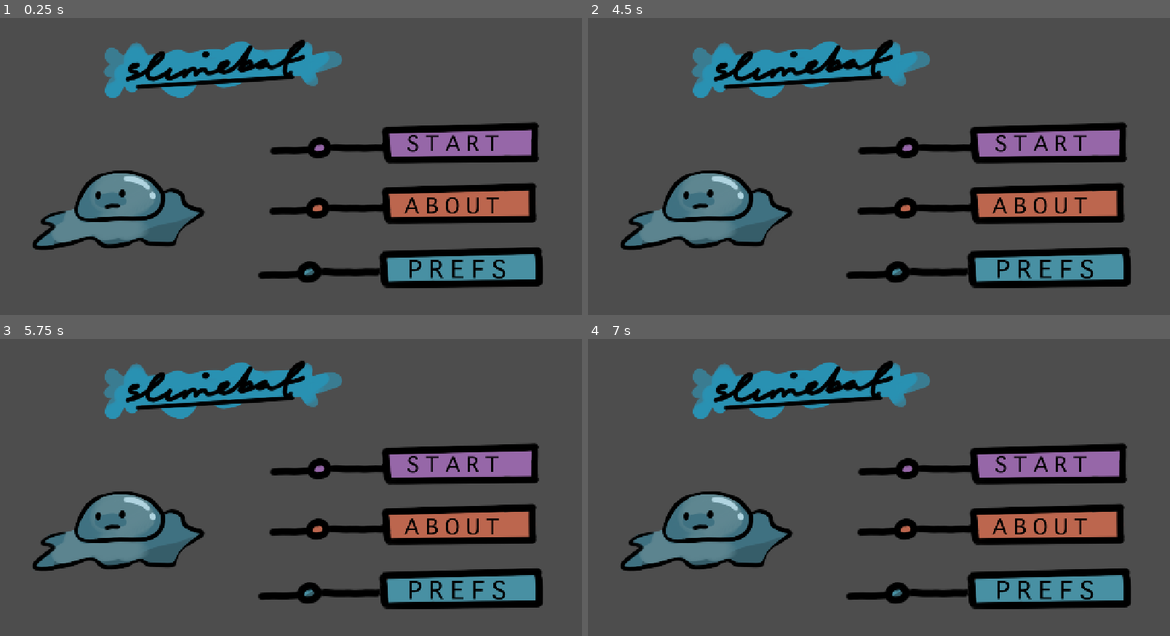
Above: before the commit, frames 1-4 (two rows, left to right).
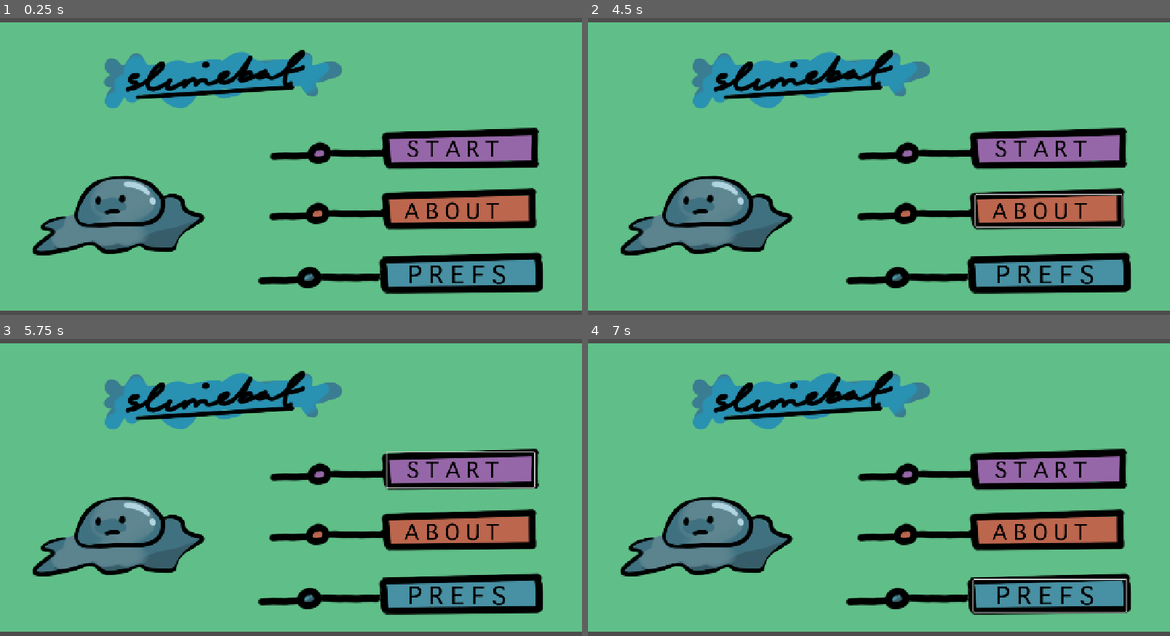
Above: after the commit, the same moments.

Repository: fleureque/slimebat
Game: Godot game, scene res://main_menu.tscn
Same seed, same stepped clock (60 frames per second), same inputs: the game is played once before the commit and once after it. The project has no main scene, so this scene is started directly.
Inputs (mouse positions are in pixels of both pictures, inside the frame that each line leads up to):
- Up to frame 1 (0.25 s): no input
- Up to frame 2 (4.5 s): click (1047, 211) at 0.52 s; click (1047, 273) at 1.27 s; click (1047, 148) at 2.02 s; click (1047, 148) at 2.77 s; tap Enter at 3.5 s; move the mouse to (1007, 148) at 3.52 s; hold Right 3.53-4.28 s; tap Alt at 3.6 s; click (1007, 148) at 3.67 s; tap Space at 4.25 s; move the mouse to (762, 181) at 4.27 s; hold Down from 4.28 s (still down); tap Shift at 4.35 s
- Up to frame 3 (5.75 s): tap Enter at 5 s; move the mouse to (349, 416) at 5.02 s; release Down at 5.03 s; hold Right from 5.03 s (still down); tap Alt at 5.1 s
- Up to frame 4 (7 s): tap Space at 5.75 s; move the mouse to (849, 552) at 5.77 s; release Right at 5.78 s; hold Up 5.78-6.53 s; tap Shift at 5.85 s; click (849, 552) at 5.92 s; tap Enter at 6.5 s; move the mouse to (1053, 535) at 6.52 s; hold Left from 6.53 s (still down); tap Alt at 6.6 s

The runs differ from the first frame. In frame 1, 88% of the frame differs, in the area x 0-100%, y 1-99%; in frame 2, 88%; in frame 3, 88%; in frame 4, 87%.

Commit message:
Fixed a bit more of the main screen

Diff:
--- a/main_menu.tscn
+++ b/main_menu.tscn
@@ -8,7 +8,7 @@
 
 [sub_resource type="AtlasTexture" id="AtlasTexture_8kjr5"]
 atlas = ExtResource("1_glbon")
-region = Rect2(0, 80.2894, 1293.9868, 197.77725)
+region = Rect2(0, 50.322372, 1293.9868, 216.86104)
 
 [sub_resource type="AtlasTexture" id="AtlasTexture_4la4g"]
 atlas = ExtResource("1_jix8l")
@@ -37,6 +37,10 @@
 theme_override_constants/margin_right = 50
 theme_override_constants/margin_bottom = 50
 
+[node name="ColorRect" type="ColorRect" parent="." unique_id=1242955366]
+layout_mode = 2
+color = Color(0.37710443, 0.7480451, 0.53241265, 1)
+
 [node name="VBoxContainer" type="VBoxContainer" parent="." unique_id=1566594974]
 layout_mode = 2
 
@@ -60,14 +64,38 @@
 theme_override_constants/separation = 0
 alignment = 1
 
-[node name="StartButton" type="TextureRect" parent="VBoxContainer/HBoxContainer/VBoxContainer" unique_id=54882714]
+[node name="StartTexture" type="TextureRect" parent="VBoxContainer/HBoxContainer/VBoxContainer" unique_id=54882714]
 layout_mode = 2
 texture = SubResource("AtlasTexture_1crhd")
 
-[node name="AboutButton" type="TextureRect" parent="VBoxContainer/HBoxContainer/VBoxContainer" unique_id=719125645]
+[node name="StartButton" type="Button" parent="VBoxContainer/HBoxContainer/VBoxContainer/StartTexture" unique_id=956392088]
+layout_mode = 0
+offset_left = 324.5
+offset_top = 19.5
+offset_right = 648.5
+offset_bottom = 97.5
+flat = true
+
+[node name="AboutTexture" type="TextureRect" parent="VBoxContainer/HBoxContainer/VBoxContainer" unique_id=719125645]
 layout_mode = 2
 texture = SubResource("AtlasTexture_21yf0")
 
-[node name="PrefsButton" type="TextureRect" parent="VBoxContainer/HBoxContainer/VBoxContainer" unique_id=787162771]
+[node name="AboutButton" type="Button" parent="VBoxContainer/HBoxContainer/VBoxContainer/AboutTexture" unique_id=1203270955]
+layout_mode = 0
+offset_left = 326.5
+offset_top = 33.5
+offset_right = 647.5
+offset_bottom = 103.0
+flat = true
+
+[node name="PrefsTexture" type="TextureRect" parent="VBoxContainer/HBoxContainer/VBoxContainer" unique_id=787162771]
 layout_mode = 2
 texture = SubResource("AtlasTexture_2t3et")
+
+[node name="PrefsButton" type="Button" parent="VBoxContainer/HBoxContainer/VBoxContainer/PrefsTexture" unique_id=927374001]
+layout_mode = 0
+offset_left = 321.5
+offset_top = 34.5
+offset_right = 657.5
+offset_bottom = 105.5
+flat = true
